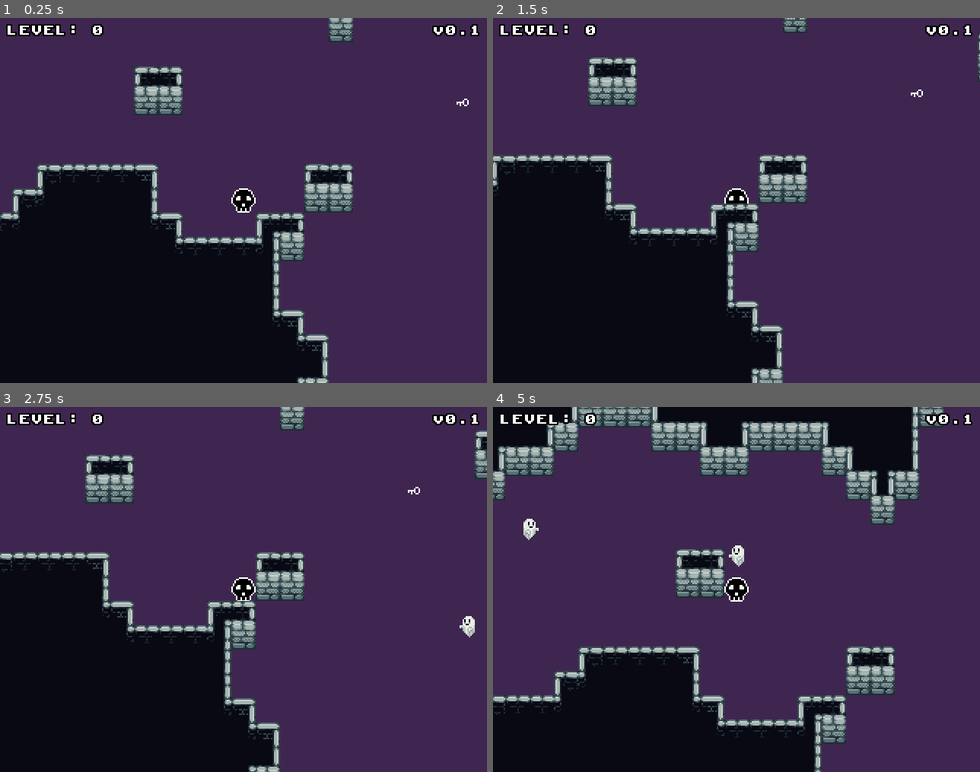
Above: before the commit, frames 1-4 (two rows, left to right).
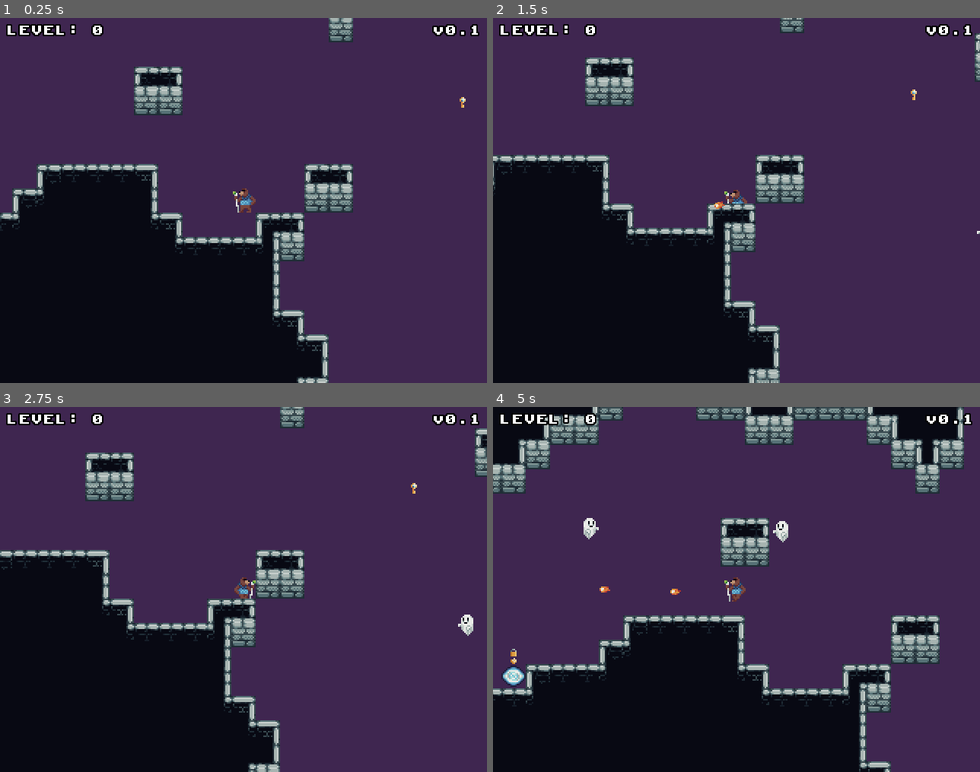
Above: after the commit, the same moments.

Repository: nikolawhallon/ExploreyDungeon
Game: Godot game, scene res://Scenes/Game.tscn
The game is run twice, just before and just after one commit, with the same random seed, the same clock (stepped at 60 frames per second) and the same inputs.
Inputs (mouse positions are in pixels of both pictures, inside the frame that each line leads up to):
- Up to frame 1 (0.25 s): no input
- Up to frame 2 (1.5 s): tap Enter at 0.5 s; move the mouse to (843, 182) at 0.52 s; hold D 0.53-1.28 s; tap F at 0.6, 1.35 s; click (843, 182) at 0.67 s; tap Space at 0.77 s; move the mouse to (639, 218) at 1.27 s; hold S from 1.28 s (still down); click (639, 218) at 1.42 s
- Up to frame 3 (2.75 s): tap Space at 1.52 s; move the mouse to (292, 509) at 2.02 s; release S at 2.03 s; hold D from 2.03 s (still down); tap F at 2.1 s; click (292, 509) at 2.17 s
- Up to frame 4 (5 s): move the mouse to (712, 662) at 2.77 s; release D at 2.78 s; hold W 2.78-3.53 s; tap F at 2.85, 3.6, 4.35 s; click (712, 662) at 2.92 s; tap Space at 3.02, 3.77, 4.52 s; move the mouse to (882, 644) at 3.52 s; hold A from 3.53 s (still down); click (882, 644) at 3.67 s; move the mouse to (590, 534) at 4.27 s; click (590, 534) at 4.42 s

The runs differ from the first frame. In frame 1, 0.3% of the frame differs, in the area x 47-97%, y 21-54%; in frame 2, 4.7%; in frame 3, 5.5%; in frame 4, 30%, in the area x 0-97%, y 0-100%.

Commit message:
updated remaining graphics and added touch/click fireball spawning

Diff:
--- a/Scenes/Fireball.gd
+++ b/Scenes/Fireball.gd
@@ -1,6 +1,6 @@
 extends Area2D
 
-export var speed = 200
+export var speed = 120
 var direction = Vector2(1, 0)
 
 func _physics_process(delta):
--- a/Scenes/Fireball.tscn
+++ b/Scenes/Fireball.tscn
@@ -1,15 +1,17 @@
-[gd_scene load_steps=6 format=2]
+[gd_scene load_steps=8 format=2]
 
 [ext_resource path="res://Assets/Fireball/fireball_1.png" type="Texture" id=1]
 [ext_resource path="res://Assets/Fireball/fireball_2.png" type="Texture" id=2]
 [ext_resource path="res://Scenes/Fireball.gd" type="Script" id=3]
+[ext_resource path="res://Assets/Fireball/fireball_4.png" type="Texture" id=4]
+[ext_resource path="res://Assets/Fireball/fireball_3.png" type="Texture" id=5]
 
 [sub_resource type="SpriteFrames" id=1]
 animations = [ {
-"frames": [ ExtResource( 1 ), ExtResource( 2 ) ],
+"frames": [ ExtResource( 1 ), ExtResource( 2 ), ExtResource( 5 ), ExtResource( 4 ) ],
 "loop": true,
 "name": "default",
-"speed": 5.0
+"speed": 12.0
 } ]
 
 [sub_resource type="CircleShape2D" id=2]
@@ -20,7 +22,7 @@
 
 [node name="AnimatedSprite" type="AnimatedSprite" parent="."]
 frames = SubResource( 1 )
-frame = 1
+frame = 2
 playing = true
 
 [node name="CollisionShape2D" type="CollisionShape2D" parent="."]
--- a/Scenes/Key.tscn
+++ b/Scenes/Key.tscn
@@ -1,18 +1,30 @@
-[gd_scene load_steps=4 format=2]
+[gd_scene load_steps=8 format=2]
 
-[ext_resource path="res://Assets/key.png" type="Texture" id=1]
+[ext_resource path="res://Assets/Key/key_3.png" type="Texture" id=1]
 [ext_resource path="res://Scenes/Key.gd" type="Script" id=2]
+[ext_resource path="res://Assets/Key/key_2.png" type="Texture" id=3]
+[ext_resource path="res://Assets/Key/key_4.png" type="Texture" id=4]
+[ext_resource path="res://Assets/Key/key_1.png" type="Texture" id=5]
 
 [sub_resource type="RectangleShape2D" id=1]
-extents = Vector2( 4, 3 )
+extents = Vector2( 2, 4 )
+
+[sub_resource type="SpriteFrames" id=2]
+animations = [ {
+"frames": [ ExtResource( 5 ), ExtResource( 3 ), ExtResource( 1 ), ExtResource( 4 ) ],
+"loop": true,
+"name": "default",
+"speed": 5.0
+} ]
 
 [node name="Key" type="Area2D" groups=["Key"]]
 script = ExtResource( 2 )
 
-[node name="Sprite" type="Sprite" parent="."]
-texture = ExtResource( 1 )
-
 [node name="CollisionShape2D" type="CollisionShape2D" parent="."]
 shape = SubResource( 1 )
 
+[node name="AnimatedSprite" type="AnimatedSprite" parent="."]
+frames = SubResource( 2 )
+playing = true
+
 [connection signal="body_entered" from="." to="." method="_on_Key_body_entered"]
--- a/Scenes/Level.gd
+++ b/Scenes/Level.gd
@@ -10,9 +10,18 @@
 		if event.scancode == KEY_F:
 			var fireball = load("res://Scenes/Fireball.tscn").instance()
 			add_child(fireball)
+			var direction = $YSort/Player.direction
+			fireball.position = $YSort/Player.position + direction * fireball.speed * 4.0 * 0.016
+			fireball.direction = direction
 
-			fireball.position = $YSort/Player.position
-			fireball.direction = $YSort/Player.direction
+	if event is InputEventMouseButton:
+		if event.button_index == BUTTON_LEFT:
+			if event.pressed:
+				var fireball = load("res://Scenes/Fireball.tscn").instance()
+				add_child(fireball)
+				var direction = (get_global_mouse_position() - $YSort/Player.global_position).normalized()
+				fireball.position = $YSort/Player.position + direction * fireball.speed * 4.0 * 0.016
+				fireball.direction = direction
 
 func _ready():
 	rng.randomize()
--- a/Scenes/Player.gd
+++ b/Scenes/Player.gd
@@ -2,9 +2,9 @@
 
 signal was_hit
 
-export var speed = 100
+export var speed = 70
 var velocity = Vector2(0, 0)
-var direction = Vector2(1, 0)
+var direction = Vector2(-1, 0)
 var collected_key = false
 
 func _physics_process(_delta):
@@ -29,6 +29,16 @@
 	if velocity != Vector2.ZERO:
 		direction = velocity.normalized()
 
+	if velocity == Vector2.ZERO:
+		$AnimatedSprite.animation = "idle"
+	else:
+		$AnimatedSprite.animation = "walk"
+
+	if velocity.x > 0:
+		$AnimatedSprite.scale = Vector2(-1.0, 1.0)
+	elif velocity.x < 0:
+		$AnimatedSprite.scale = Vector2(1.0, 1.0)
+
 	var _returned_velocity = move_and_slide(velocity, Vector2(0, 0), false, 4, 0, false)
 
 func was_hit():
--- a/Scenes/Player.tscn
+++ b/Scenes/Player.tscn
@@ -1,10 +1,27 @@
-[gd_scene load_steps=4 format=2]
+[gd_scene load_steps=9 format=2]
 
 [ext_resource path="res://Scenes/Player.gd" type="Script" id=1]
-[ext_resource path="res://Assets/skull.png" type="Texture" id=2]
+[ext_resource path="res://Assets/Player/bear_walk_3.png" type="Texture" id=2]
+[ext_resource path="res://Assets/Player/bear_walk_4.png" type="Texture" id=3]
+[ext_resource path="res://Assets/Player/bear_walk_1.png" type="Texture" id=4]
+[ext_resource path="res://Assets/Player/bear_walk_2.png" type="Texture" id=5]
+[ext_resource path="res://Assets/Player/bear_idle_1.png" type="Texture" id=6]
 
 [sub_resource type="RectangleShape2D" id=1]
 extents = Vector2( 7.75, 7.75 )
+
+[sub_resource type="SpriteFrames" id=2]
+animations = [ {
+"frames": [ ExtResource( 6 ) ],
+"loop": true,
+"name": "idle",
+"speed": 5.0
+}, {
+"frames": [ ExtResource( 4 ), ExtResource( 5 ), ExtResource( 2 ), ExtResource( 3 ) ],
+"loop": true,
+"name": "walk",
+"speed": 14.0
+} ]
 
 [node name="Player" type="KinematicBody2D" groups=["Player"]]
 script = ExtResource( 1 )
@@ -12,10 +29,12 @@
 [node name="CollisionShape2D" type="CollisionShape2D" parent="."]
 shape = SubResource( 1 )
 
-[node name="Sprite" type="Sprite" parent="."]
-texture = ExtResource( 2 )
-
 [node name="Camera2D" type="Camera2D" parent="."]
 current = true
 limit_left = 0
 limit_top = 0
+
+[node name="AnimatedSprite" type="AnimatedSprite" parent="."]
+frames = SubResource( 2 )
+animation = "walk"
+playing = true
--- a/Scenes/Warp.tscn
+++ b/Scenes/Warp.tscn
@@ -1,18 +1,49 @@
-[gd_scene load_steps=4 format=2]
+[gd_scene load_steps=13 format=2]
 
-[ext_resource path="res://Assets/warp.png" type="Texture" id=1]
+[ext_resource path="res://Assets/Warp/warp_1.png" type="Texture" id=1]
 [ext_resource path="res://Scenes/Warp.gd" type="Script" id=2]
+[ext_resource path="res://Assets/Warp/warp_3.png" type="Texture" id=3]
+[ext_resource path="res://Assets/Warp/warp_4.png" type="Texture" id=4]
+[ext_resource path="res://Assets/Warp/warp_2.png" type="Texture" id=5]
+[ext_resource path="res://Assets/Warp/lock_3.png" type="Texture" id=6]
+[ext_resource path="res://Assets/Warp/lock_2.png" type="Texture" id=7]
+[ext_resource path="res://Assets/Warp/lock_4.png" type="Texture" id=8]
+[ext_resource path="res://Assets/Warp/lock_1.png" type="Texture" id=9]
 
 [sub_resource type="CircleShape2D" id=1]
 radius = 8.0
 
+[sub_resource type="SpriteFrames" id=2]
+animations = [ {
+"frames": [ ExtResource( 1 ), ExtResource( 5 ), ExtResource( 3 ), ExtResource( 4 ) ],
+"loop": true,
+"name": "default",
+"speed": 8.0
+} ]
+
+[sub_resource type="SpriteFrames" id=3]
+animations = [ {
+"frames": [ ExtResource( 9 ), ExtResource( 7 ), ExtResource( 6 ), ExtResource( 8 ) ],
+"loop": true,
+"name": "default",
+"speed": 6.0
+} ]
+
 [node name="Warp" type="Area2D"]
 script = ExtResource( 2 )
-
-[node name="Sprite" type="Sprite" parent="."]
-texture = ExtResource( 1 )
 
 [node name="CollisionShape2D" type="CollisionShape2D" parent="."]
 shape = SubResource( 1 )
 
+[node name="WarpAnimation" type="AnimatedSprite" parent="."]
+frames = SubResource( 2 )
+playing = true
+
+[node name="LockAnimation" type="AnimatedSprite" parent="."]
+z_index = 1
+frames = SubResource( 3 )
+frame = 2
+playing = true
+offset = Vector2( 0, -16 )
+
 [connection signal="body_entered" from="." to="." method="_on_Warp_body_entered"]
Binary file changed: Assets/Fireball/fireball_1.png
Binary file changed: Assets/Fireball/fireball_2.png
Binary file added: Assets/Fireball/fireball_3.png
Not shown, added: Assets/Fireball/fireball_3.png.import
Binary file added: Assets/Fireball/fireball_4.png
Not shown, added: Assets/Fireball/fireball_4.png.import
Binary file added: Assets/Key/key_1.png
Not shown, changed: Assets/Key/key_1.png.import
Binary file added: Assets/Key/key_2.png
Not shown, added: Assets/Key/key_2.png.import
Binary file added: Assets/Key/key_3.png
Not shown, added: Assets/Key/key_3.png.import
(and 31 more such lines)
